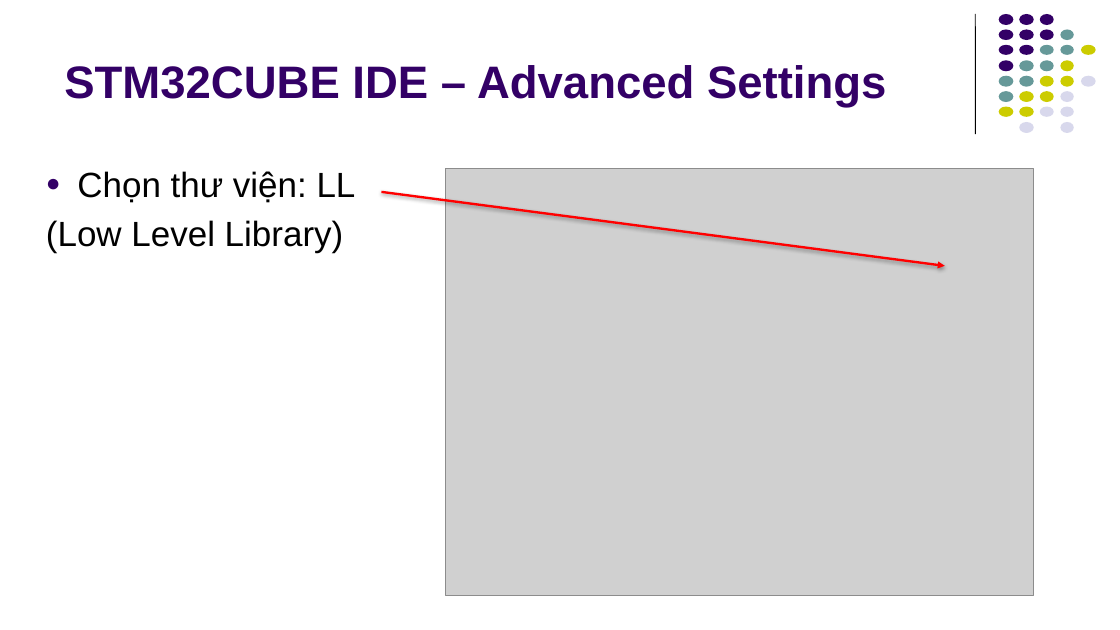
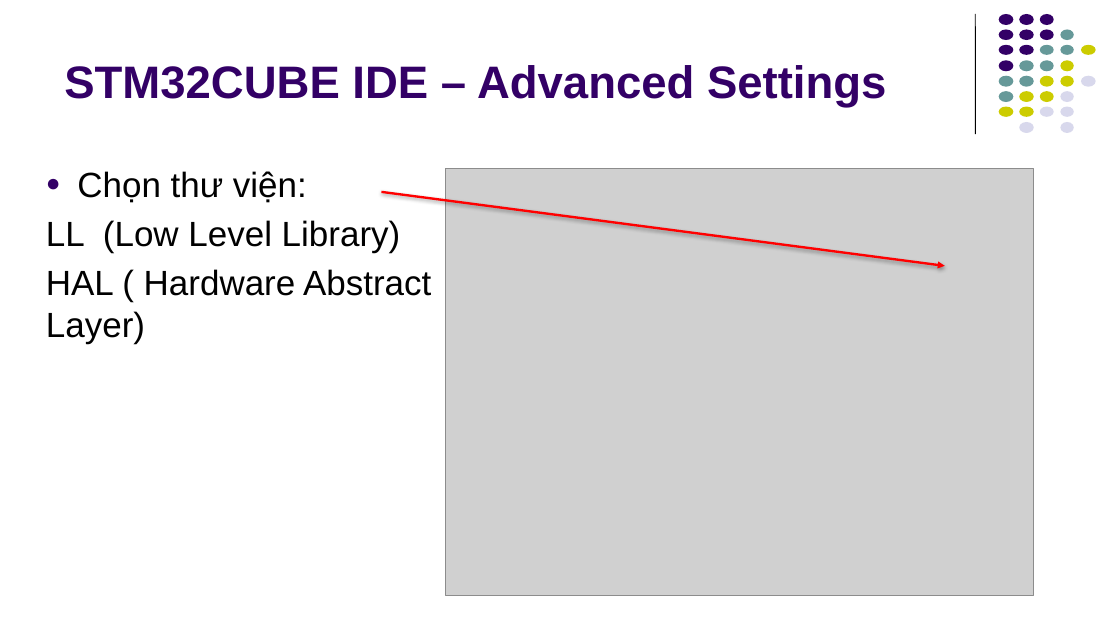
Before and after one commit to kmtekvn/hitech_stm32_basic, a slide deck: slide 18 of 04. Slides/02. STM32 & CubeIDE/Development Guide STM32.pptx. Drawn at 1120x630 pixels with LibreOffice and Linux fonts; fonts in the diff are those of the drawing; grey boxes stand for pictures. Boxes give left, top, right and bottom in pixels: in the first picture for what was removed or moved away, otherwise in the second. Text is boxed around its words. In the diff, an @@ line names an element or a change of style, - is before the commit and + after.

```diff
--- a/04. Slides/02. STM32 & CubeIDE/Development Guide STM32.pptx
+++ b/04. Slides/02. STM32 & CubeIDE/Development Guide STM32.pptx
@@ text at [46, 171, 431, 343]: text changed @@
-● Chọn thư viện: LL
-(Low Level Library)
+● Chọn thư viện:
+LL (Low Level Library)
+HAL ( Hardware Abstract Layer)
```
Also in this commit, not shown: 1 other slide changed, 1 other file.
